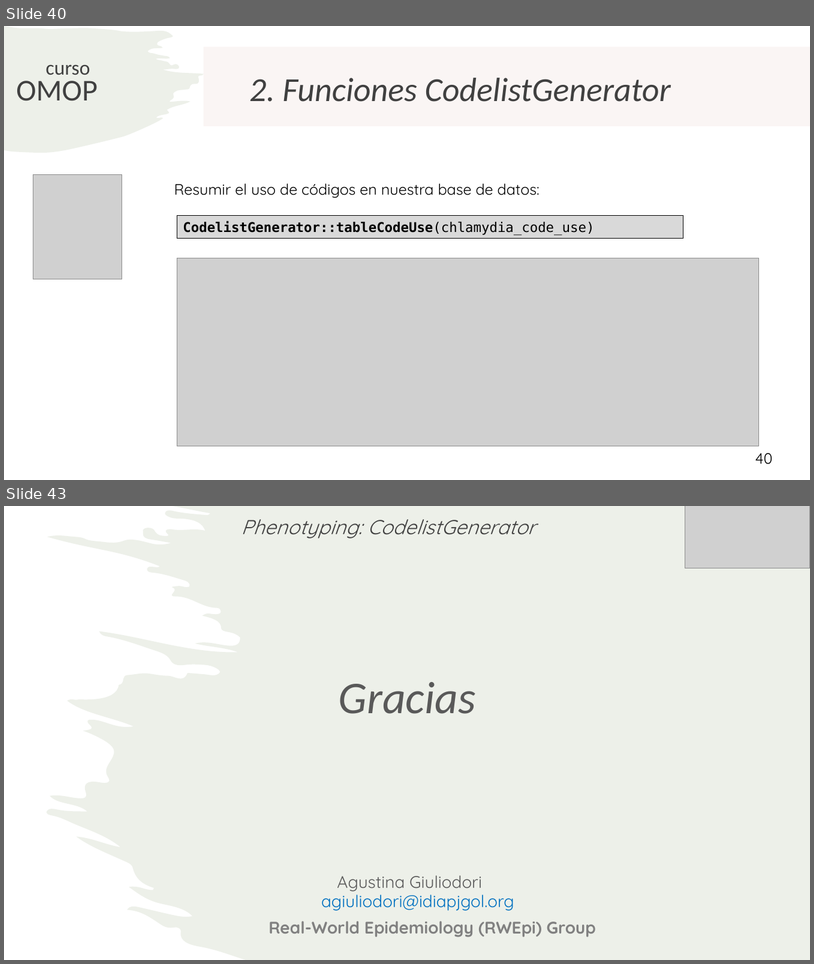
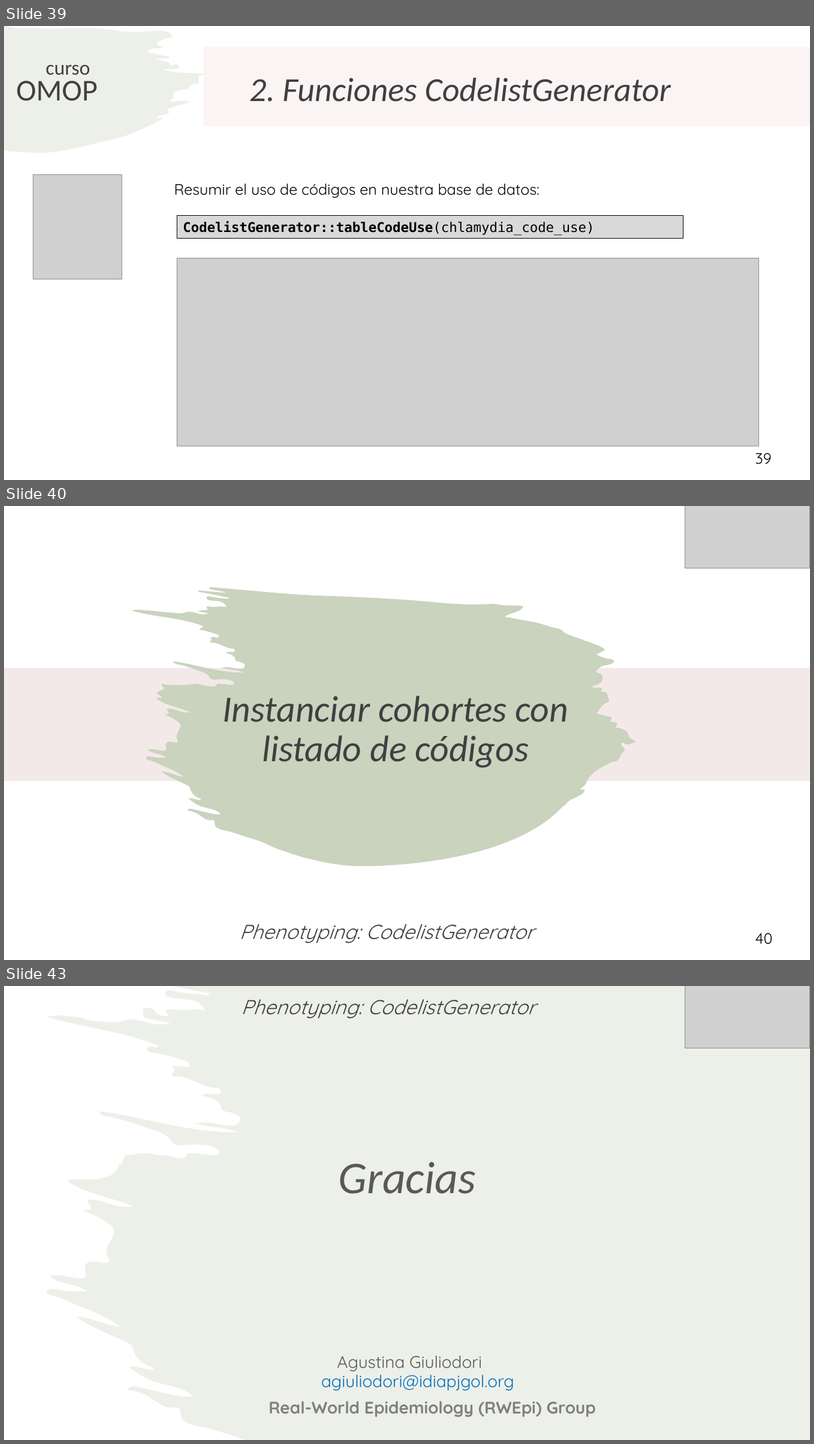
Before and after one commit to rwepi-idiapjgol/Curso_Introduccion_OMOP_2025, a slide deck: Dia2/CodeListGenerator/CodeListGenerator.pptx. Shown one above the other, each under a label of ours: slides 40 and 43 before the commit, slides 39, 40 and 43 after it; the slides between them are not shown. The pictures are 814x964 and 814x1444 pixels, drawn with LibreOffice and Linux fonts; fonts in the diff are those of the drawing; grey boxes stand for pictures. Boxes give left, top, right and bottom in pixels: in the first picture for what was removed or moved away, otherwise in the second. Text is boxed around its words. In the diff, an @@ line names an element or a change of style, - is before the commit and + after.

Commit message:
CodelistGenerator

```diff
--- a/Dia2/CodeListGenerator/CodeListGenerator.pptx
+++ b/Dia2/CodeListGenerator/CodeListGenerator.pptx
@@ slide 40 added at box(4, 506, 810, 960), background #FFFFFF @@
@@ picture added at box(686, 506, 810, 568) @@
@@ freeform shape added at box(132, 587, 637, 866), fill #C9D3BE @@
@@ rectangle added at box(4, 668, 810, 781), fill #EDDBDA at 59% opacity @@
@@ title added at box(222, 696, 568, 768), 44 pt, text #404040, italic @@
+Instanciar cohortes con listado de códigos
@@ text added at box(240, 924, 534, 943), 24 pt, text #404040, italic @@
+Phenotyping: CodelistGenerator
@@ page number added at box(756, 933, 773, 944), 18 pt, text #000000 @@
+40
@@ what was slide 40 is now slide 39 @@
@@ page number at box(756, 453, 772, 464): text changed @@
-40
+39
```
Also in this commit, not shown: 21 slides changed, 1 slide removed, 1 other file.
